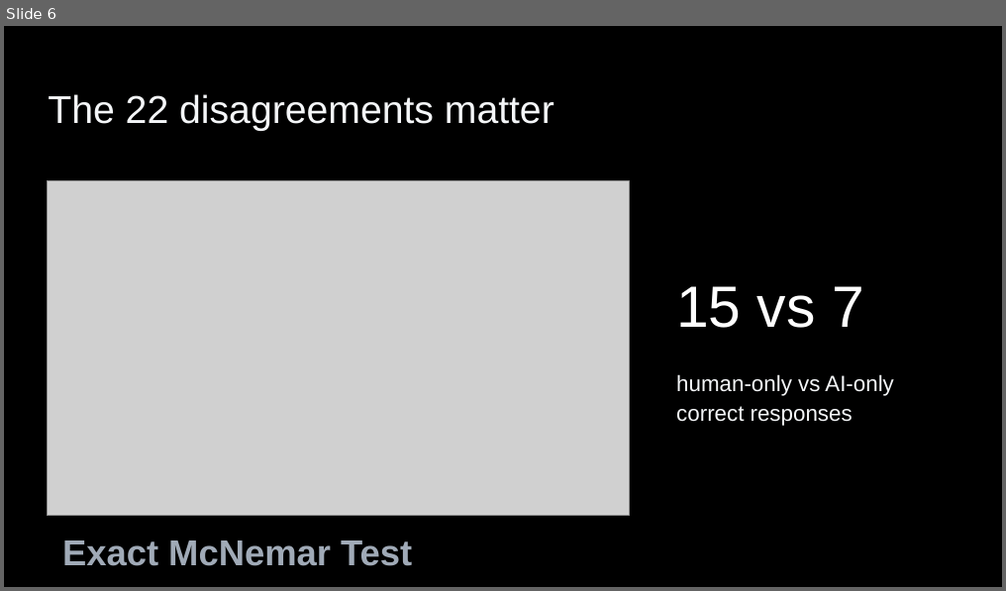
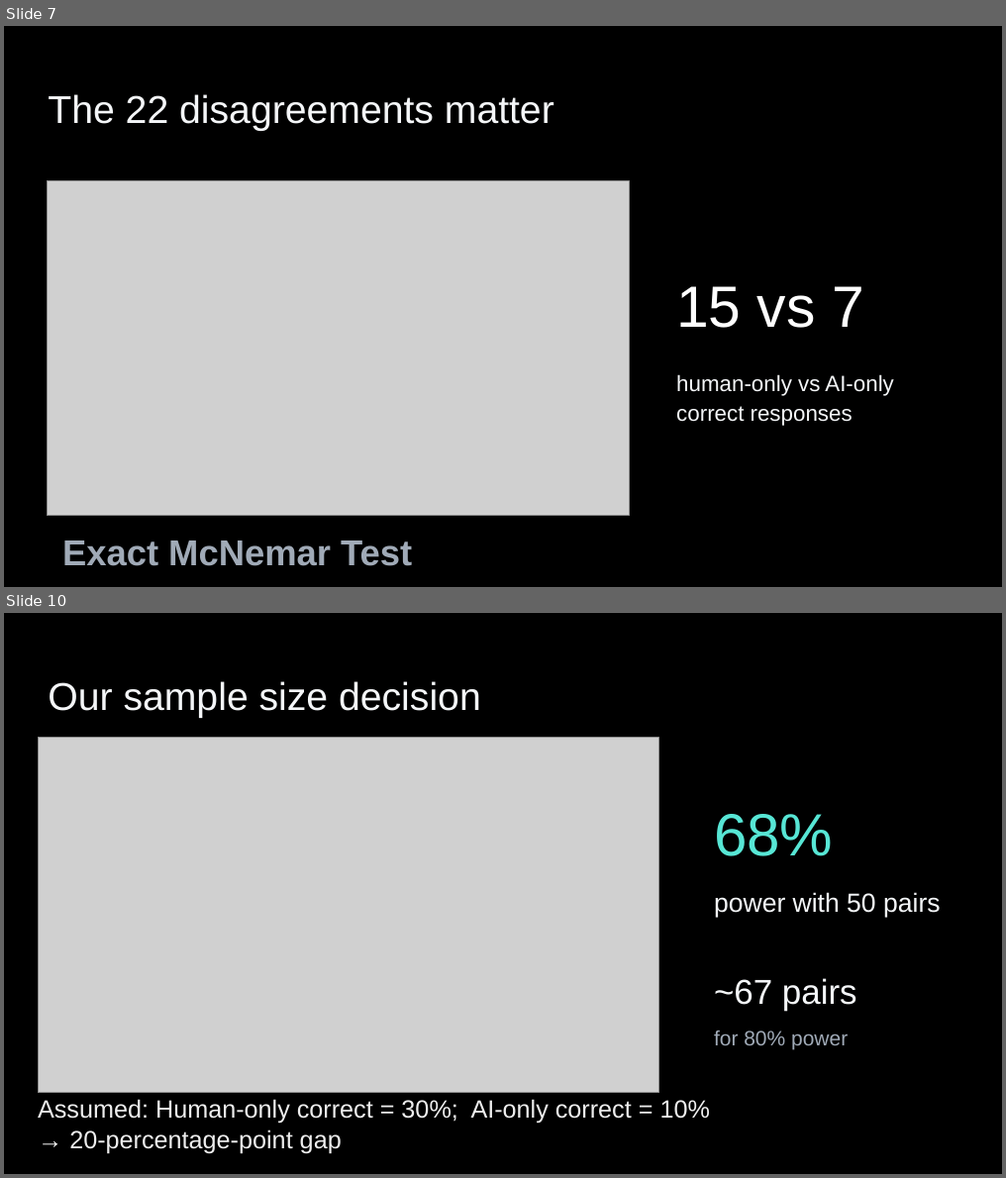
Before and after one commit to snehal-jindal/510-project2, a slide deck: presentation/slides.pptx. Shown one above the other, each under a label of ours: slide 6 before the commit, slides 7 and 10 after it; the slides between them are not shown. The pictures are 1006x591 and 1006x1178 pixels, drawn with LibreOffice and Linux fonts; fonts in the diff are those of the drawing; grey boxes stand for pictures. Boxes give left, top, right and bottom in pixels: in the first picture for what was removed or moved away, otherwise in the second. Text is boxed around its words. In the diff, an @@ line names an element or a change of style, - is before the commit and + after.

Commit message:
Align sample size planning and presentation exports

```diff
--- a/presentation/slides.pptx
+++ b/presentation/slides.pptx
@@ slide 10 added at box(4, 613, 1002, 1174), background #000000 @@
@@ title added at box(48, 681, 481, 718), 28 pt, text #F4F6F8 @@
+Our sample size decision
@@ picture added at box(38, 738, 658, 1093) @@
@@ text added at box(714, 814, 833, 857), 43 pt, text #57E6D5 @@
+68%
@@ text added at box(714, 892, 941, 917), 19 pt, text #F4F6F8 @@
+power with 50 pairs
@@ text added at box(714, 978, 857, 1011), 25 pt, text #F4F6F8 @@
+~67 pairs
@@ text added at box(714, 1031, 847, 1051), 15 pt, text #A0AAB7 @@
+for 80% power
@@ text added at box(38, 1099, 710, 1154), 18 pt, text #EEEEEE @@
+Assumed: Human-only correct = 30%; AI-only correct = 10%
+→ 20-percentage-point gap
@@ what was slide 6 is now slide 7 @@
```
Also in this commit, not shown: 3 slides changed, 2 other slides added, 1 slide removed, 8 other files.
